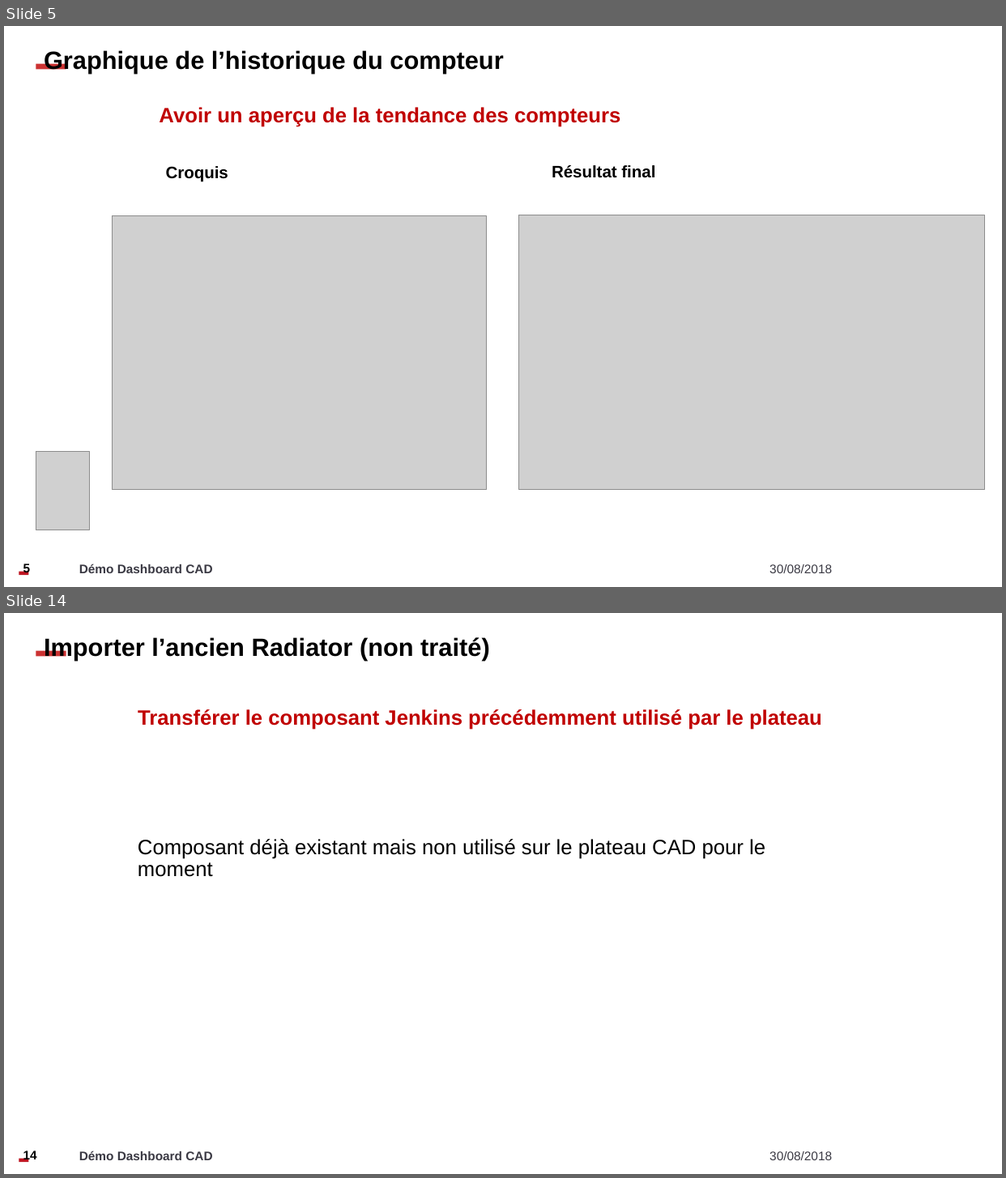
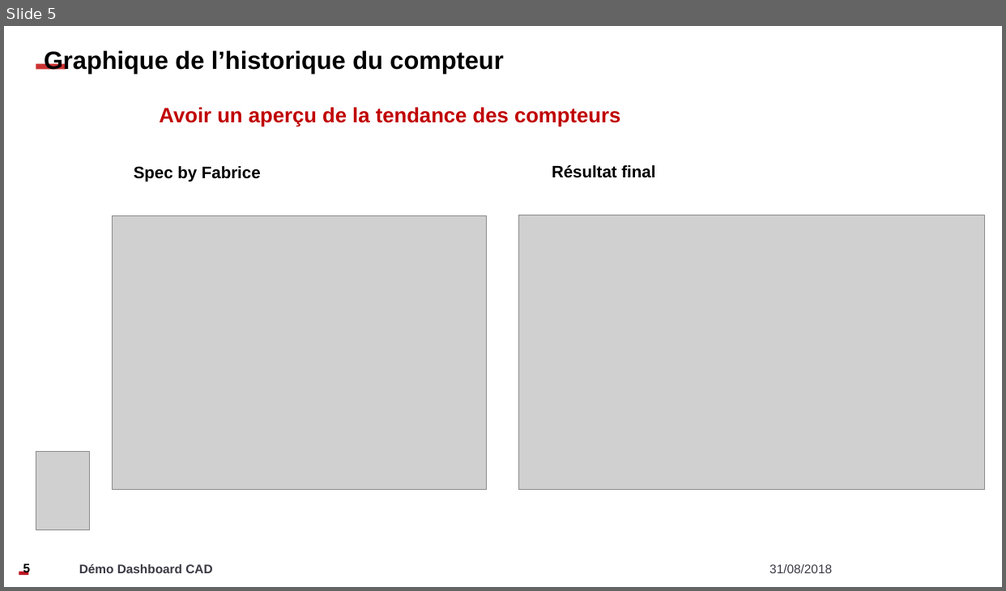
Before and after one commit to Zadrott/rapportStage, a slide deck: Présentation.pptx. Shown one above the other, each under a label of ours: slides 5 and 14 before the commit, slide 5 after it; the slides between them are not shown. The pictures are 1006x1178 and 1006x591 pixels, drawn with LibreOffice and Linux fonts; fonts in the diff are those of the drawing; grey boxes stand for pictures; background and template pictures are left out. Boxes give left, top, right and bottom in pixels: in the first picture for what was removed or moved away, otherwise in the second. Text is boxed around its words. In the diff, an @@ line names an element or a change of style, - is before the commit and + after.

```diff
--- a/Présentation.pptx
+++ b/Présentation.pptx
@@ slide 14 removed at bbox=[4, 613, 1002, 1174], background picture (left out); not listed: 2 template elements that a slide beside it also shows @@
@@ text removed at bbox=[44, 637, 490, 661] @@
-Importer l’ancien Radiator (non traité)
@@ title removed at bbox=[138, 709, 822, 730] @@
-Transférer le composant Jenkins précédemment utilisé par le plateau
@@ text removed at bbox=[138, 839, 765, 877] @@
-Composant déjà existant mais non utilisé sur le plateau CAD pour le moment
@@ page number removed at bbox=[23, 1151, 37, 1162] @@
-14
@@ text removed at bbox=[79, 1151, 212, 1161] @@
-Démo Dashboard CAD
@@ text removed at bbox=[769, 1152, 832, 1161] @@
-30/08/2018
@@ slide 5 changed as well @@
@@ text at bbox=[134, 166, 261, 182]: text changed @@
-Croquis
+Spec by Fabrice
@@ text at bbox=[769, 565, 832, 574]: text changed @@
-30/08/2018
+31/08/2018
```
Also in this commit, not shown: 5 other slides changed, 1 slide added, 7 other slides removed, 4 other files.
